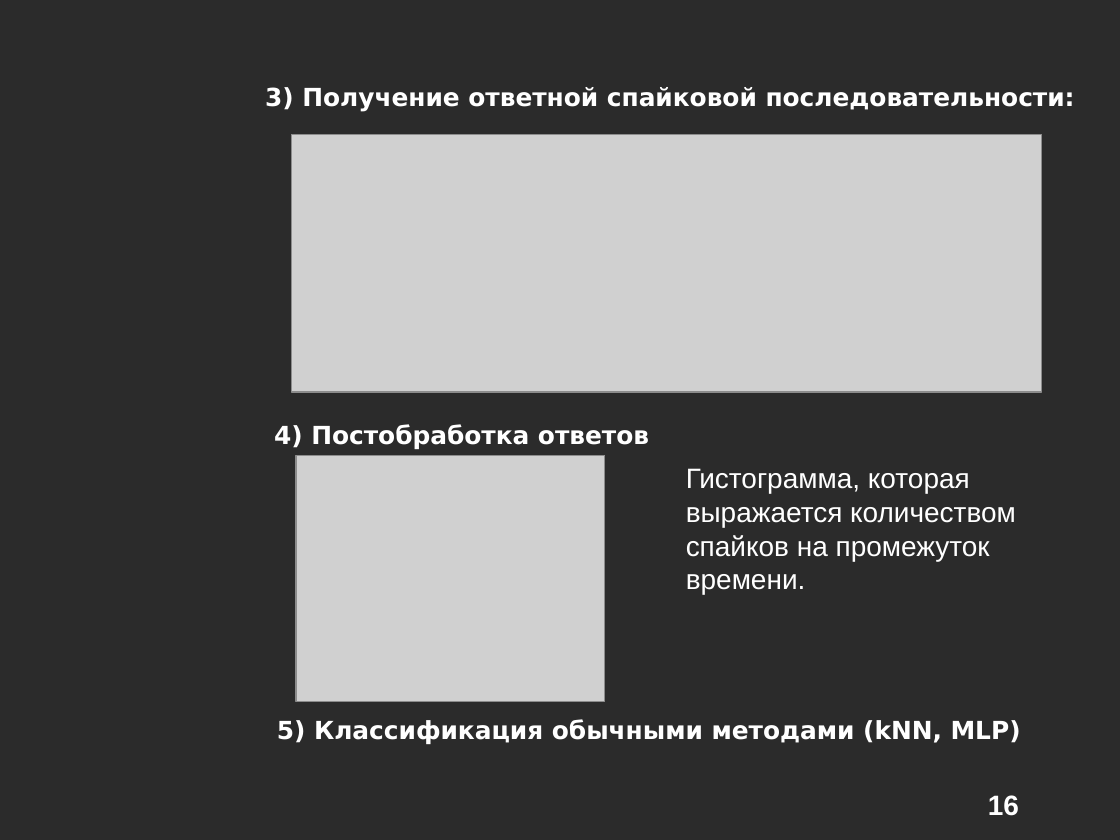
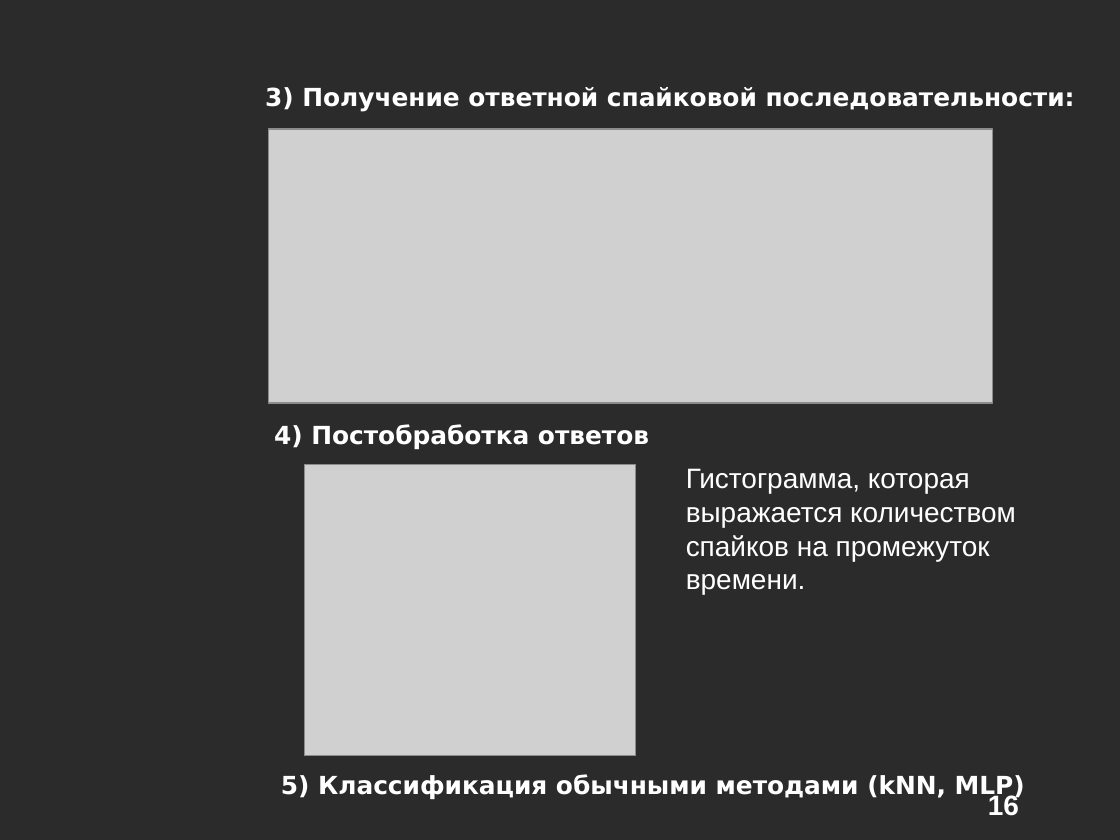
Before and after one commit to alexeyche/alexeyche-junk, a slide deck: slide 16 of cns/doc/conf.ppt. Drawn at 1120x840 pixels with LibreOffice and Linux fonts; fonts in the diff are those of the drawing; grey boxes stand for pictures; background and template pictures are left out; a plain dark background stands for a picture behind light text. Boxes give left, top, right and bottom in pixels: in the first picture for what was removed or moved away, otherwise in the second. Text is boxed around its words. In the diff, an @@ line names an element or a change of style, - is before the commit and + after.

```diff
--- a/cns/doc/conf.ppt
+++ b/cns/doc/conf.ppt
@@ picture: place and size @@
-picture at [291, 134, 1042, 392]
+picture at [269, 129, 992, 403]
@@ picture: place and size @@
-picture at [296, 455, 605, 701]
+picture at [305, 464, 636, 755]
@@ text "5) Классификация обычными методами (kNN, ...": place and size @@
-text "5) Классификация обычными методами (kNN, ..." at [277, 719, 1021, 744]
+text "5) Классификация обычными методами (kNN, ..." at [281, 774, 1025, 800]
```
Also in this commit, not shown: 4 other slides changed, 1 other file.
